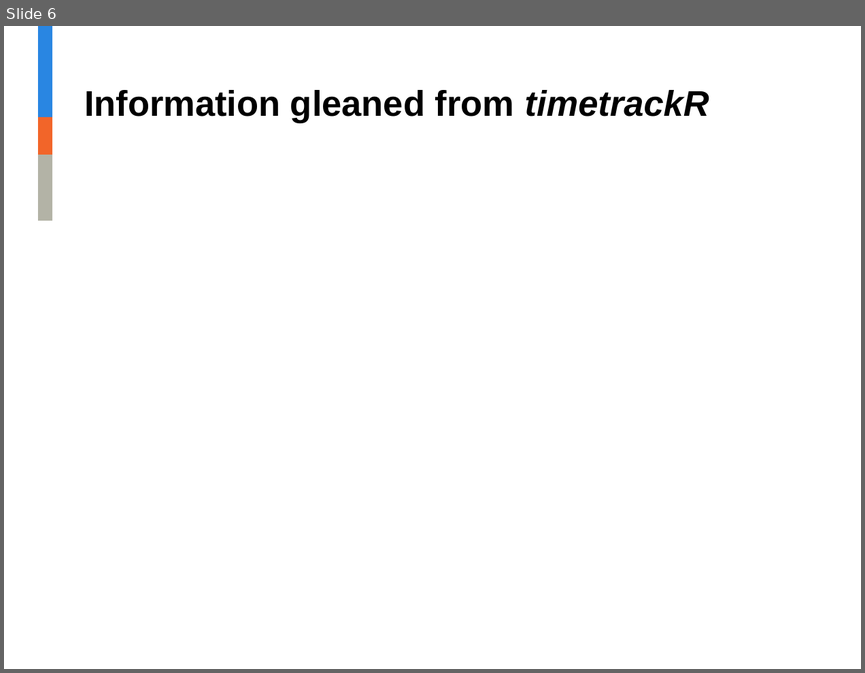
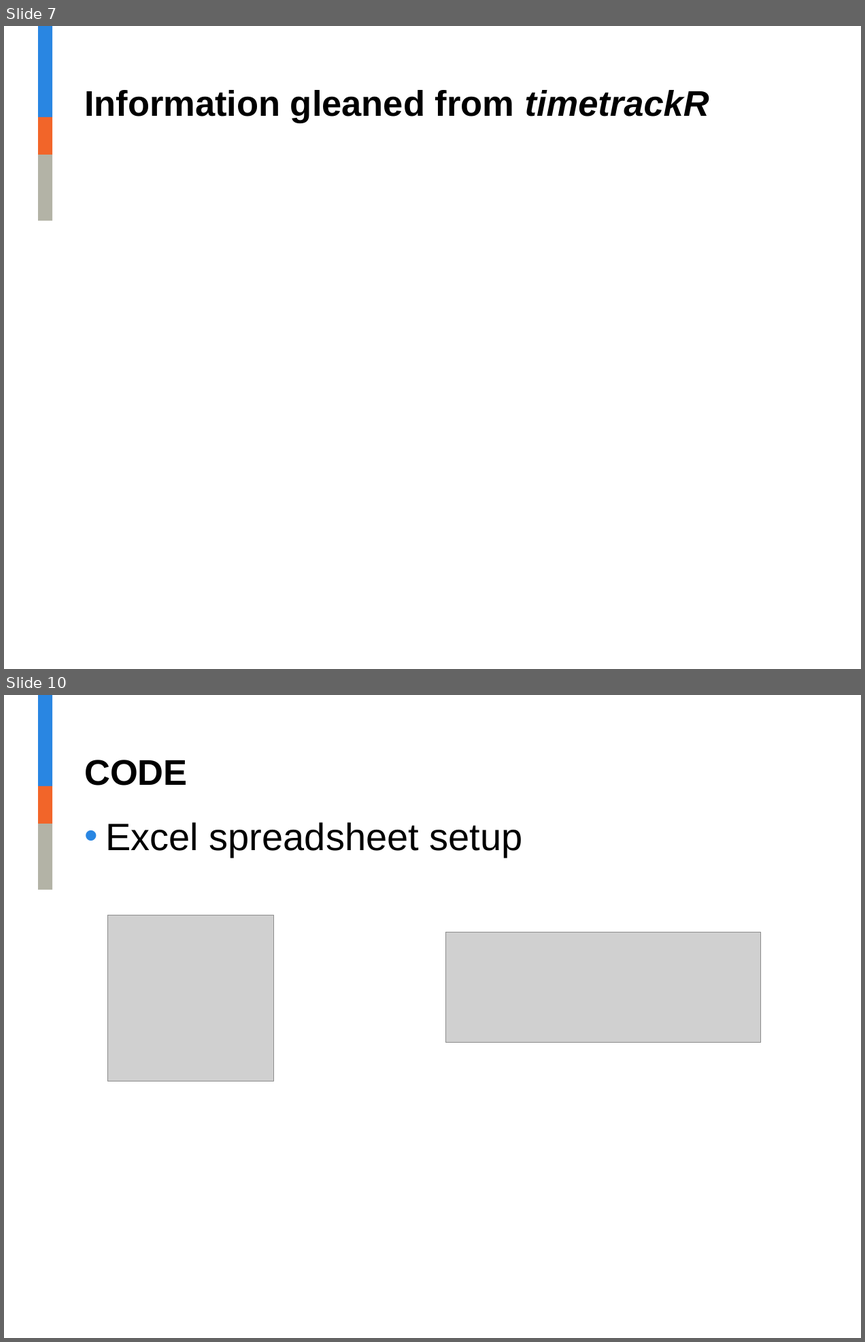
Before and after one commit to jalavery/timetrackR, a slide deck: Project management shiny app presentation.pptx. Shown one above the other, each under a label of ours: slide 6 before the commit, slides 7 and 10 after it; the slides between them are not shown. The pictures are 865x673 and 865x1342 pixels, drawn with LibreOffice and Linux fonts; fonts in the diff are those of the drawing; grey boxes stand for pictures; background and template pictures are left out. Boxes give left, top, right and bottom in pixels: in the first picture for what was removed or moved away, otherwise in the second. Text is boxed around its words. In the diff, an @@ line names an element or a change of style, - is before the commit and + after.

```diff
--- a/Project management shiny app presentation.pptx
+++ b/Project management shiny app presentation.pptx
@@ slide 10 added at (x1=4, y1=695, x2=861, y2=1338), background #FFFFFF; not listed: 3 template elements that a slide beside it also shows @@
@@ title added at (x1=84, y1=760, x2=188, y2=785), 30 pt, text #000000, bold @@
+CODE
@@ text added at (x1=105, y1=822, x2=522, y2=857), 32 pt, text #000000 @@
+• Excel spreadsheet setup
@@ picture added at (x1=107, y1=915, x2=274, y2=1081) @@
@@ picture added at (x1=446, y1=932, x2=761, y2=1042) @@
@@ what was slide 6 is now slide 7 @@
```
Also in this commit, not shown: 7 slides changed, 3 other slides added, 1 other file.
